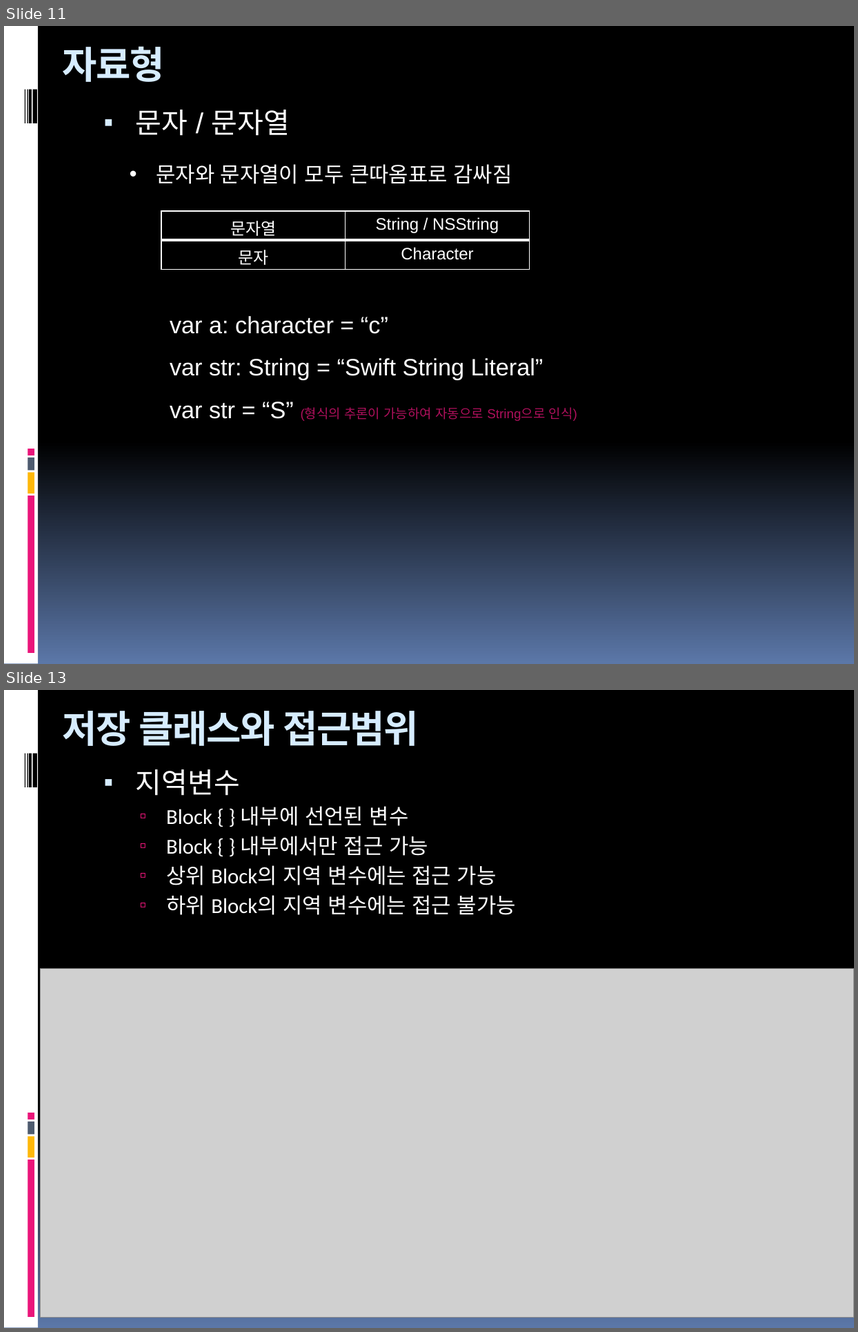
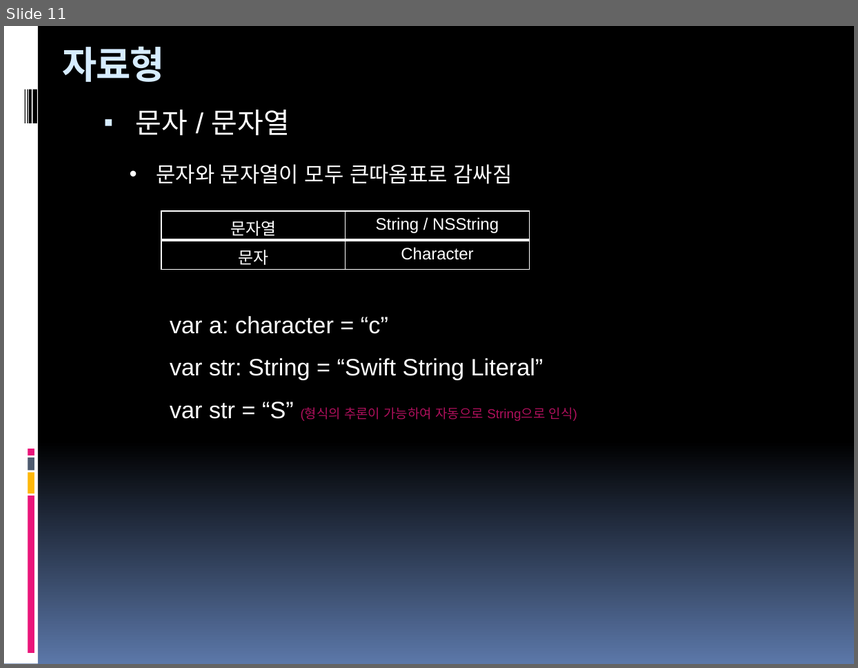
Before and after one commit to hounga13/helloSwift, a slide deck: Swift세미나자료.pptx. Shown one above the other, each under a label of ours: slides 11 and 13 before the commit, slide 11 after it; the slides between them are not shown. The pictures are 858x1332 and 858x668 pixels, drawn with LibreOffice and Linux fonts; fonts in the diff are those of the drawing; grey boxes stand for pictures. Boxes give left, top, right and bottom in pixels: in the first picture for what was removed or moved away, otherwise in the second. Text is boxed around its words. In the diff, an @@ line names an element or a change of style, - is before the commit and + after.

```diff
--- a/Swift세미나자료.pptx
+++ b/Swift세미나자료.pptx
@@ slide 13 removed at box(4, 690, 854, 1328), background gradient #000000 to #5B77A8; not listed: 9 template elements that a slide beside it also shows @@
@@ title removed at box(63, 711, 419, 746) @@
-저장 클래스와 접근범위
@@ text removed at box(136, 769, 516, 915) @@
-▪ 지역변수
-  ▫ Block { } 내부에 선언된 변수
-  ▫ Block { } 내부에서만 접근 가능
-  ▫ 상위 Block의 지역 변수에는 접근 가능
-  ▫ 하위 Block의 지역 변수에는 접근 불가능
@@ picture removed at box(41, 969, 854, 1317) @@
```
Also in this commit, not shown: 2 slides changed, 7 other slides removed.
